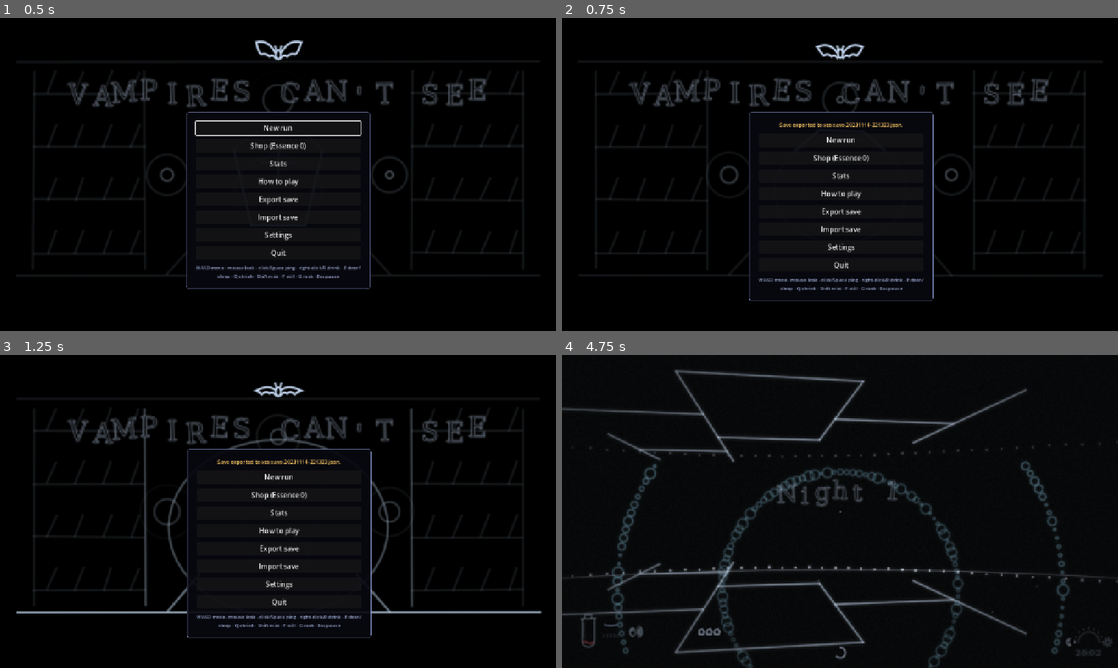
Above: before the commit, frames 1-4 (two rows, left to right).
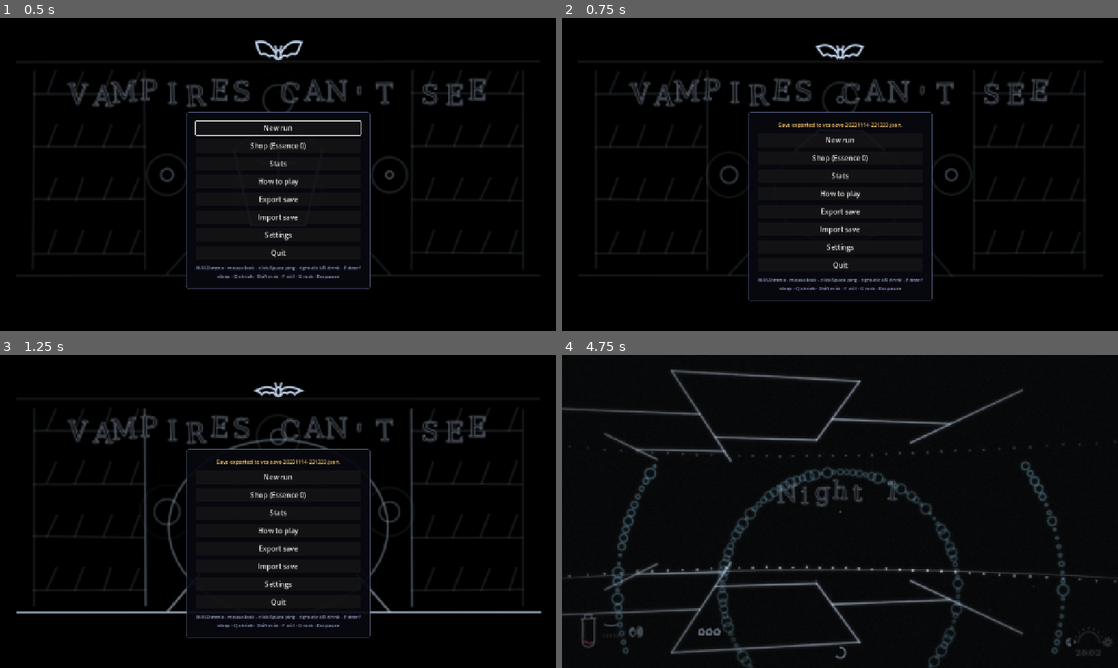
Above: after the commit, the same moments.

Repository: joshfryart/vampires-cant-see
Game: Godot game, scene res://main.tscn
Same seed, same stepped clock (60 frames per second), same inputs: the game is played once before the commit and once after it.
Inputs (mouse positions are in pixels of both pictures, inside the frame that each line leads up to):
- Up to frame 1 (0.5 s): no input
- Up to frame 2 (0.75 s): click "Export save" at 0.5 s
- Up to frame 3 (1.25 s): no input
- Up to frame 4 (4.75 s): click "Export save" at 1.25 s; click "Import save" at 2 s; click "Export save" at 2.75 s; click "New run" at 3.5 s; tap Enter at 4.25 s; move the mouse to (867, 511) at 4.27 s; hold W from 4.28 s (still down); hold R from 4.28 s (still down); click (867, 511) at 4.42 s; tap Space at 4.52 s

Frame 1 is identical in both runs. In frame 2, 1.6% of the frame differs, in the area x 33-67%, y 30-91%; in frame 3, 1.6%; in frame 4, 2.4%, in the area x 1-100%, y 4-96%.

Commit message:
Godot port: log buffer, fatal error screen, icons on shop, boon, gift and guide cards
Co-Authored-By: Claude Sonnet 5.5 <noreply@anthropic.com>

Diff:
--- /dev/null
+++ b/___VERSION__GODOT___VERSION___/project/core/log.gd
@@ -0,0 +1,52 @@
+class_name Log
+extends RefCounted
+## Ports js/log.js: a ring buffer of the last lines (level, tag, message) for the error screen, the F9 panel and "Copy report".
+## Everything also goes to the Godot output when verbose (or for warnings and errors).
+
+const MAX_LINES := 400
+const LEVELS := ["debug", "info", "warn", "error"]
+
+static var lines: Array = []
+static var verbose: bool = false
+static var start_ms: int = Time.get_ticks_msec()
+
+
+static func add(level: String, tag: String, msg: String) -> void:
+	lines.append({"t": (Time.get_ticks_msec() - start_ms) / 1000.0, "level": level, "tag": tag, "msg": msg})
+	if lines.size() > MAX_LINES:
+		lines.pop_front()
+	if verbose or level == "warn" or level == "error":
+		var text := "[%s] %s: %s" % [level, tag, msg]
+		if level == "error" or level == "warn":
+			printerr(text)
+		else:
+			print(text)
+
+
+static func debug(tag: String, msg: String) -> void:
+	add("debug", tag, msg)
+
+
+static func info(tag: String, msg: String) -> void:
+	add("info", tag, msg)
+
+
+static func warn(tag: String, msg: String) -> void:
+	add("warn", tag, msg)
+
+
+static func error(tag: String, msg: String) -> void:
+	add("error", tag, msg)
+
+
+## The whole buffer as text, with an engine and platform header, for pasting into a bug report.
+static func report(extra: String = "") -> String:
+	var out := PackedStringArray()
+	out.append("Vampires Can't See (Godot port)")
+	out.append("Godot %s, %s, %s" % [Engine.get_version_info()["string"], OS.get_name(), RenderingServer.get_video_adapter_name()])
+	if extra != "":
+		out.append(extra)
+	out.append("")
+	for l in lines:
+		out.append("%8.2f %-5s %-10s %s" % [l["t"], l["level"], l["tag"], l["msg"]])
+	return "\n".join(out)
--- a/___VERSION__GODOT___VERSION___/project/game/game.gd
+++ b/___VERSION__GODOT___VERSION___/project/game/game.gd
@@ -145,6 +145,8 @@
 var frame_no: int = 0
 var mouse_dx: float = 0.0
 var step_timer: float = 0.0
+## {code, message} of the last fatal error shown on the error screen.
+var last_error: Dictionary = {}
 ## Seconds on the title screen (drives the crypt backdrop and the title boil).
 var title_t: float = 0.0
 ## Head bob (js updateBob): amplitude ramp, walk cycle phase and the resulting vertical offset in 640x360 pixels.
@@ -707,6 +709,17 @@
 	hud.set_state(self)
 
 
+## The fatal error screen (js fatal): log it, save a run in play, free the mouse and show the report buttons.
+func fatal(code: String, message: String) -> void:
+	if state == "error":
+		return
+	Log.error("fatal", "%s: %s" % [code, message])
+	if flow != null and run_on and drink == null:
+		flow.save_run("fatal")
+	last_error = {"code": code, "message": message}
+	set_state("error")
+
+
 ## Losing the window focus pauses (and saves) a run in play, as losing pointer lock does in the browser.
 func _notification(what: int) -> void:
 	if what == NOTIFICATION_APPLICATION_FOCUS_OUT and scenario == null and not manual_boot:
--- a/___VERSION__GODOT___VERSION___/project/game/run_flow.gd
+++ b/___VERSION__GODOT___VERSION___/project/game/run_flow.gd
@@ -250,6 +250,7 @@
 		return false
 	var seed_v: int = int(seed_param) if seed_param != null else (randi() & JsMath.M32)
 	run = {"seed": seed_v, "boons": [], "closedSafe": {}, "pendingBoons": null, "pendingGifts": null}
+	Log.info("run", "begin seed=%d" % seed_v)
 	g.hunger = Hunger.create()
 	fx = compute_fx()
 	reset_world_for_run()
@@ -275,6 +276,7 @@
 	if g.state == "runend":
 		return
 	g.end_drink("run")
+	Log.info("run", "end %s" % kind)
 	run_kind = kind
 	seq = null
 	var n: Night = g.night
@@ -622,7 +624,7 @@
 	var snap := get_snapshot()
 	var v := SaveCodec.validate_run(snap, SaveCodec.RUN_SCHEMA)
 	if not v["ok"]:
-		push_warning("run snapshot invalid (%s)" % v["code"])
+		Log.warn("save", "run snapshot invalid (%s)" % v["code"])
 		return false
 	var r := store.write("run", SaveCodec.RUN_SCHEMA, snap)
 	if not r["ok"]:
--- a/___VERSION__GODOT___VERSION___/project/tests/flow/test_run_flow.gd
+++ b/___VERSION__GODOT___VERSION___/project/tests/flow/test_run_flow.gd
@@ -114,3 +114,17 @@
 	DirAccess.remove_absolute(ProjectSettings.globalize_path(path))
 	g.free()
 	g2.free()
+
+
+func test_fatal_error_screen() -> void:
+	var g := _game()
+	g.flow.seed_param = 3
+	g.flow.begin_run()
+	g.fatal("E_TEST", "boom")
+	eq(g.state, "error", "error state")
+	eq(g.last_error["code"], "E_TEST", "error code kept")
+	ok(Log.report().find("boom") >= 0, "the report holds the error")
+	ok(g.flow.store.has("run"), "the run was saved on fatal")
+	g.step(0.05, {})
+	eq(g.state, "error", "stays on the error screen")
+	g.free()
--- /dev/null
+++ b/___VERSION__GODOT___VERSION___/project/ui/icon_rect.gd
@@ -0,0 +1,27 @@
+class_name IconRect
+extends Control
+## A hand-drawn icon (render/icons.gd) as a control: redrawn every frame so the line boil runs, for the shop, boon, gift
+## and guide cards.
+
+var icon_name: String = "bat"
+var t: float = 0.0
+var _canvas := DrawCanvas.new()
+
+
+func _init(name_: String = "bat", px: float = 44.0) -> void:
+	icon_name = name_
+	custom_minimum_size = Vector2(px, px)
+	mouse_filter = Control.MOUSE_FILTER_IGNORE
+
+
+func _process(delta: float) -> void:
+	t += delta
+	queue_redraw()
+
+
+func _draw() -> void:
+	_canvas.reset()
+	var px: float = minf(size.x, size.y)
+	_canvas.translate(size.x / 2.0, size.y / 2.0)
+	Icons.draw(_canvas, icon_name, px, t)
+	_canvas.paint(self)
--- a/___VERSION__GODOT___VERSION___/project/ui/menus.gd
+++ b/___VERSION__GODOT___VERSION___/project/ui/menus.gd
@@ -56,7 +56,21 @@
 		_panel.offset_right = 210.0
 		_panel.offset_top = 0.0
 		_panel.offset_bottom = 0.0
-	_panel.reset_size.call_deferred()
+	_refit.call_deferred(below_title)
+
+
+## Shrink the panel to its content and keep it centred (or hanging below the title) once the layout has settled.
+func _refit(below_title: bool) -> void:
+	await _panel.get_tree().process_frame
+	var ms: Vector2 = _panel.get_combined_minimum_size()
+	if below_title:
+		_panel.offset_top = 215.0
+		_panel.offset_bottom = 215.0 + ms.y
+	else:
+		_panel.offset_top = -ms.y / 2.0
+		_panel.offset_bottom = ms.y / 2.0
+	_panel.offset_left = -maxf(210.0, ms.x / 2.0)
+	_panel.offset_right = maxf(210.0, ms.x / 2.0)
 
 
 func _clear() -> void:
@@ -102,6 +116,7 @@
 		"boon": _build_choice("A gift of the night", g.flow.run["pendingBoons"], true)
 		"gift": _build_choice("Blood gift", g.flow.run["pendingGifts"], false)
 		"runend": _build_runend()
+		"error": _build_error()
 		_: _panel.visible = false
 	if _panel.visible and key != _last_key:
 		_focus_first.call_deferred()
@@ -175,15 +190,24 @@
 	_label("Shop", 22, Color(0.9, 0.85, 0.5))
 	_label("Essence: %d" % int(_g.flow.meta["essence"]), 15)
 	var meta: Dictionary = _g.flow.meta
+	var scroll := ScrollContainer.new()
+	scroll.custom_minimum_size = Vector2(430, 340)
+	scroll.horizontal_scroll_mode = ScrollContainer.SCROLL_MODE_DISABLED
+	_box.add_child(scroll)
+	var list := VBoxContainer.new()
+	list.add_theme_constant_override("separation", 6)
+	list.custom_minimum_size = Vector2(410, 0)
+	scroll.add_child(list)
 	for u in GameData.get_json("upgrades")["upgrades"]:
 		var t: int = Meta.tier_of(meta, u["id"])
 		var cost: int = Meta.cost_of(meta, u["id"])
 		var row := HBoxContainer.new()
 		row.add_theme_constant_override("separation", 8)
-		_box.add_child(row)
+		list.add_child(row)
+		row.add_child(IconRect.new(str(u.get("icon", "bat")), 40.0))
 		var info := Label.new()
-		info.text = "%s  [%d/%d]  %s" % [u["name"], t, Meta.MAX_TIER, u["desc"][mini(t, Meta.MAX_TIER) - (1 if t >= Meta.MAX_TIER else 0)]]
-		info.custom_minimum_size = Vector2(300, 0)
+		info.text = "%s  %s%s  %s" % [u["name"], "●".repeat(t), "○".repeat(Meta.MAX_TIER - t), u["desc"][mini(t, Meta.MAX_TIER) - (1 if t >= Meta.MAX_TIER else 0)]]
+		info.custom_minimum_size = Vector2(260, 0)
 		info.autowrap_mode = TextServer.AUTOWRAP_WORD_SMART
 		row.add_child(info)
 		var id: String = u["id"]
@@ -247,6 +271,9 @@
 		var card := VBoxContainer.new()
 		card.add_theme_constant_override("separation", 2)
 		_box.add_child(card)
+		var ic := IconRect.new(str(info["icon"]) if info != null else "bat", 56.0)
+		ic.size_flags_horizontal = Control.SIZE_SHRINK_CENTER
+		card.add_child(ic)
 		var name_l := Label.new()
 		name_l.text = str(info["name"]) if info != null else str(id)
 		name_l.add_theme_font_size_override("font_size", 17)
@@ -386,6 +413,9 @@
 	for p in hd["powers"]:
 		var locked: bool = cur > 0 and cur < int(p["unlock"])
 		var key: String = "Shift or C" if str(p["key"][0]).begins_with("Shift") else str(p["key"][0]).trim_prefix("Key")
+		var pic := IconRect.new(str(p["icon"]), 44.0)
+		pic.size_flags_horizontal = Control.SIZE_SHRINK_BEGIN
+		list.add_child(pic)
 		_guide_text(list, str(p["name"]), 15, Color(0.55, 0.6, 0.7) if locked else Color(1.0, 0.9, 0.7))
 		if locked:
 			_guide_text(list, "Unlocks night %d" % int(p["unlock"]), 12, Color(0.6, 0.65, 0.8))
@@ -450,3 +480,22 @@
 			else:
 				_g.flow.import_text(f.get_as_text())
 			sync(_g))
+
+
+# ---------------------------------------------------------------- error screen
+
+func _build_error() -> void:
+	_clear()
+	_panel.visible = true
+	_place(false)
+	_label("Something went wrong", 22, Color(0.9, 0.3, 0.3))
+	_label(str(_g.last_error.get("code", "E_UNKNOWN")), 14, Color(1.0, 0.8, 0.4))
+	_label(str(_g.last_error.get("message", "")), 13)
+	_label("If a run was in progress it was saved. Copy the report below into a bug report.", 12, Color(0.6, 0.65, 0.8))
+	_button("Copy report", func(): DisplayServer.clipboard_set(Log.report("%s: %s" % [_g.last_error.get("code", ""), _g.last_error.get("message", "")])))
+	_button("Save log to file", func():
+		var f := FileAccess.open("user://vcs-log.txt", FileAccess.WRITE)
+		if f != null:
+			f.store_string(Log.report())
+			_g.flow.notices.append("Log saved to " + ProjectSettings.globalize_path("user://vcs-log.txt")))
+	_button("Quit", func(): _g.get_tree().quit())
Not shown, added: ___VERSION__GODOT___VERSION___/project/core/log.gd.uid
Not shown, added: ___VERSION__GODOT___VERSION___/project/ui/icon_rect.gd.uid
